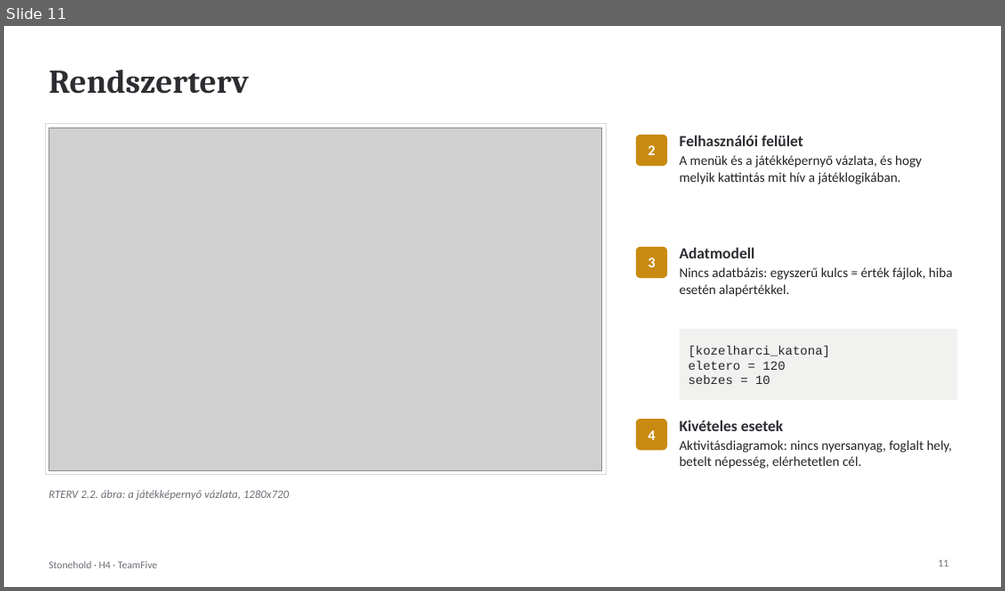
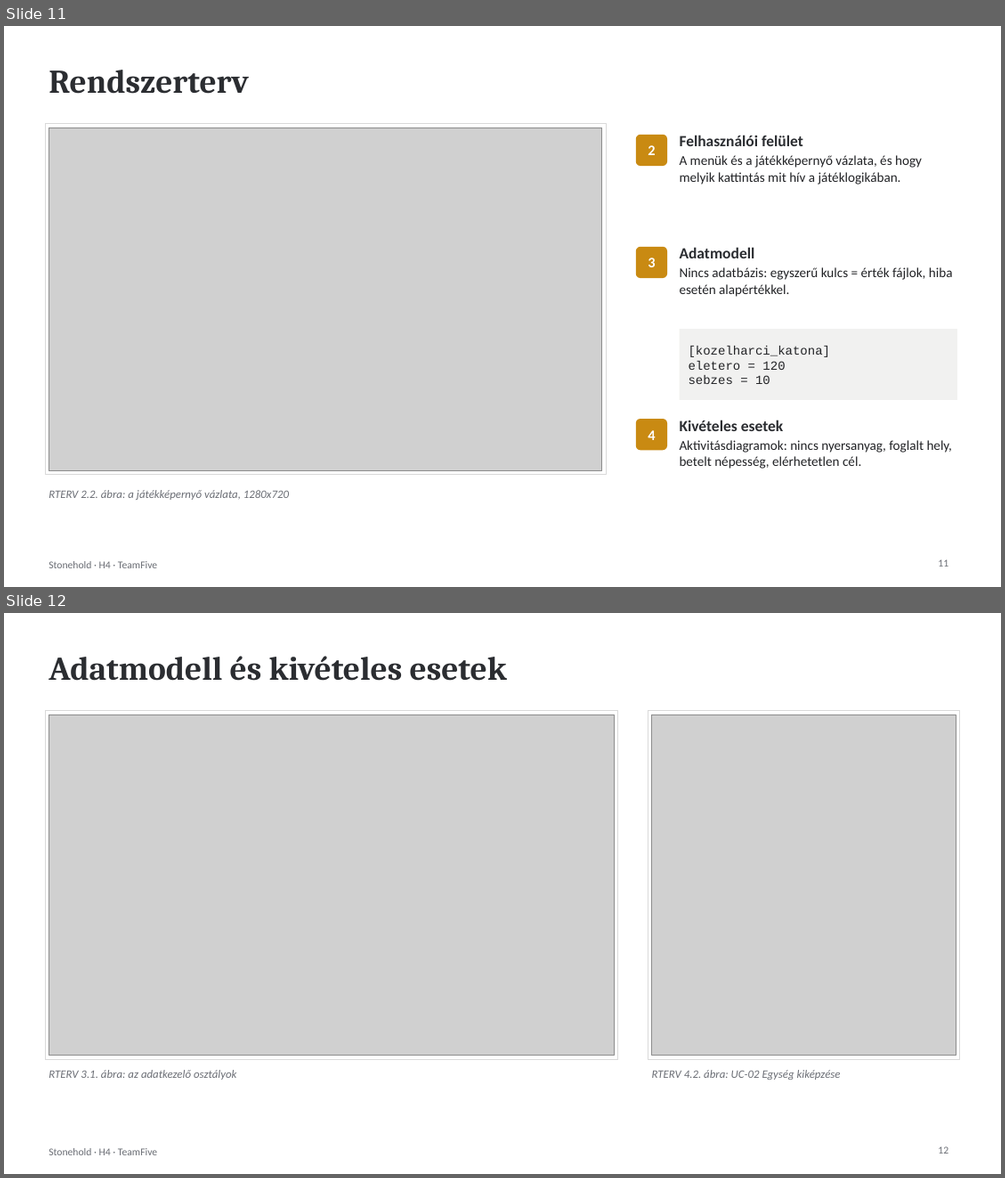
Before and after one commit to LorinczL552/szofttech-teamfive, a slide deck: Stonehold_H4_prezentacio_uj.pptx. Shown one above the other, each under a label of ours: slide 11 before the commit, slides 11 and 12 after it. The pictures are 1005x591 and 1005x1178 pixels, drawn with LibreOffice and Linux fonts; fonts in the diff are those of the drawing; grey boxes stand for pictures. Boxes give left, top, right and bottom in pixels: in the first picture for what was removed or moved away, otherwise in the second. Text is boxed around its words. In the diff, an @@ line names an element or a change of style, - is before the commit and + after.

```diff
--- a/Stonehold_H4_prezentacio_uj.pptx
+++ b/Stonehold_H4_prezentacio_uj.pptx
@@ slide 12 added at <box>4,613,1001,1174</box>, background #FFFFFF; not listed: 1 template element that a slide beside it also shows @@
@@ title added at <box>48,656,507,681</box>, 32 pt, text #2B2D31, bold @@
+Adatmodell és kivételes esetek
@@ rectangle added at <box>45,711,618,1060</box>, outline #D9D9D9 0.75 pt @@
@@ picture added at <box>48,714,615,1055</box> @@
@@ rectangle added at <box>647,711,960,1060</box>, outline #D9D9D9 0.75 pt @@
@@ picture added at <box>652,714,956,1055</box> @@
@@ text added at <box>48,1070,236,1079</box>, 11 pt, text #6B6E75, italic @@
+RTERV 3.1. ábra: az adatkezelő osztályok
@@ text added at <box>652,1070,841,1079</box>, 11 pt, text #6B6E75, italic @@
+RTERV 4.2. ábra: UC-02 Egység kiképzése
@@ page number added at <box>938,1146,948,1153</box>, 10 pt, text #6B6E75 @@
+12
```
Also in this commit, not shown: 2 other files.
